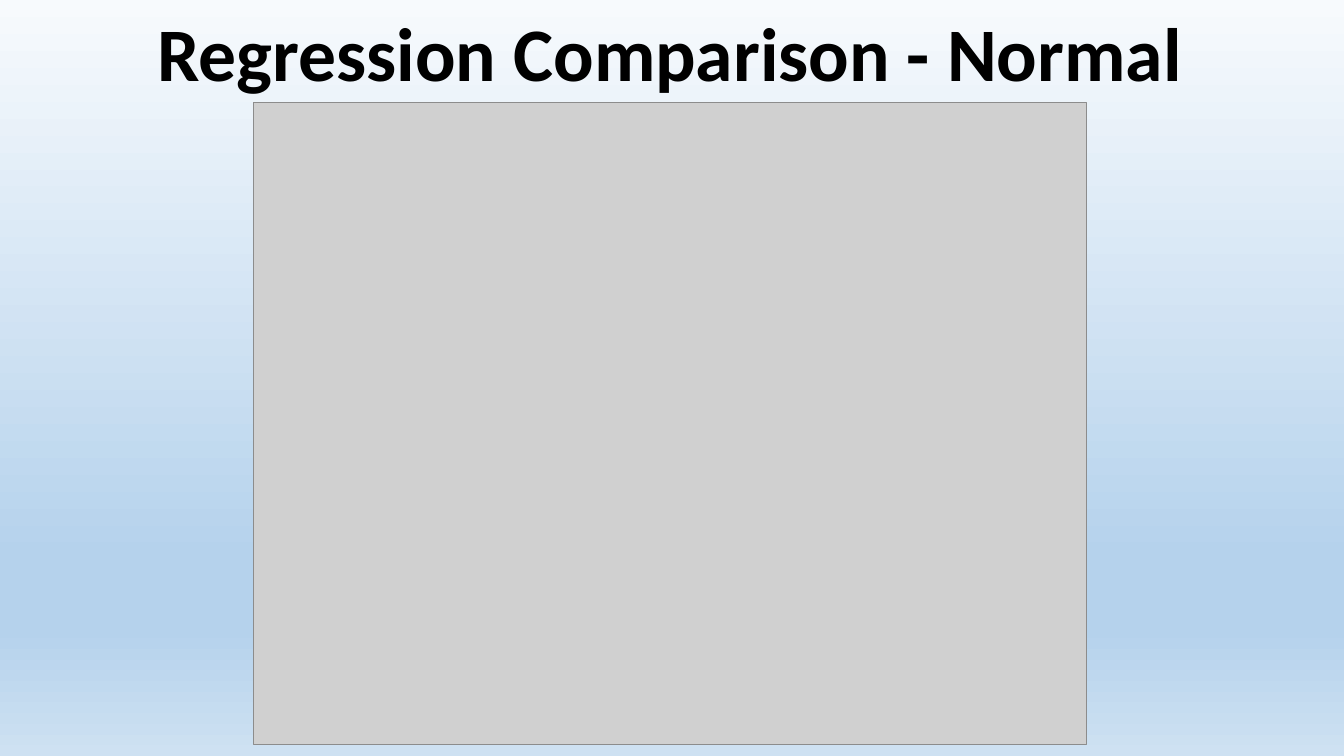
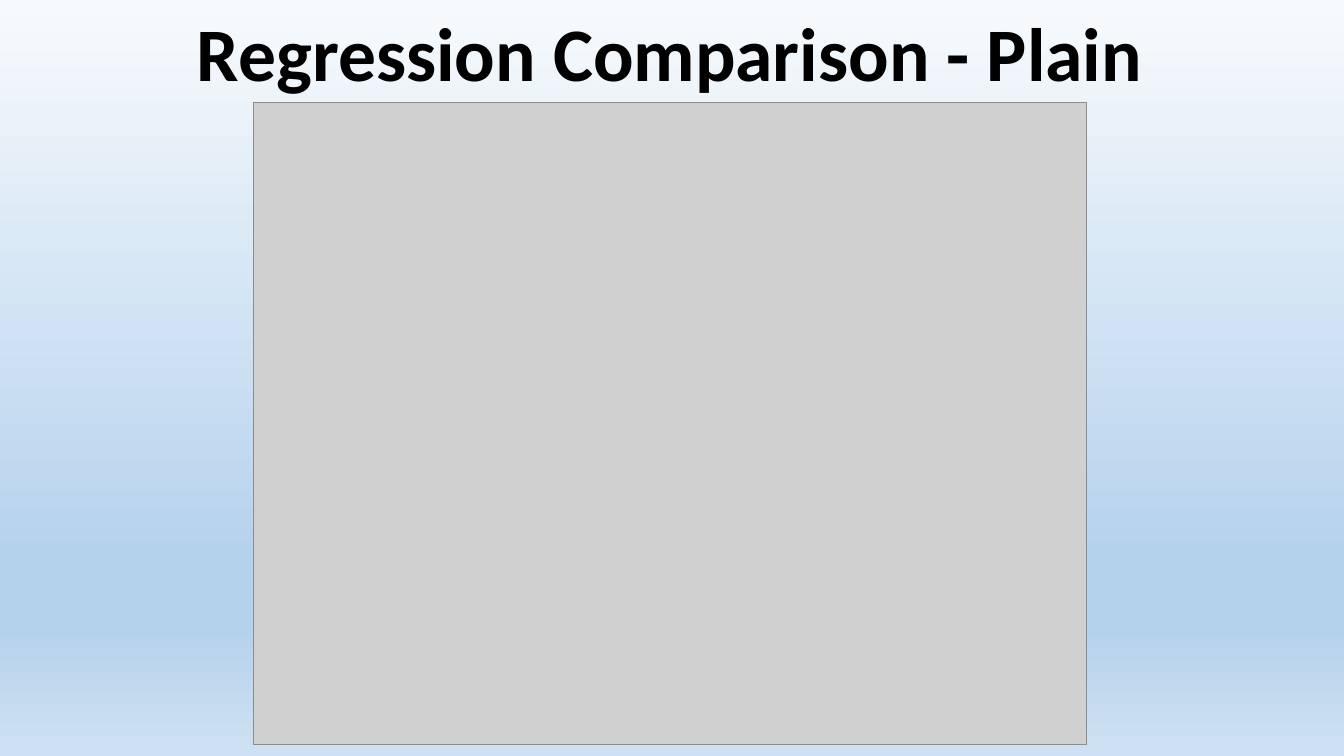
Before and after one commit to vibaskaran/SpringBoard, a slide deck: slide 20 of Capstone-01/Predict House Sales Prices Presentation.pptx (slide 27 before the commit). Drawn at 1344x756 pixels with LibreOffice and Linux fonts; fonts in the diff are those of the drawing; grey boxes stand for pictures. Boxes give left, top, right and bottom in pixels: in the first picture for what was removed or moved away, otherwise in the second. Text is boxed around its words. In the diff, an @@ line names an element or a change of style, - is before the commit and + after.

```diff
--- a/Capstone-01/Predict House Sales Prices Presentation.pptx
+++ b/Capstone-01/Predict House Sales Prices Presentation.pptx
@@ title at bbox=[197, 28, 1142, 94]: text changed @@
-Regression Comparison - Normal
+Regression Comparison - Plain
```
Also in this commit, not shown: 3 other slides changed, 5 slides added, 10 slides removed.
